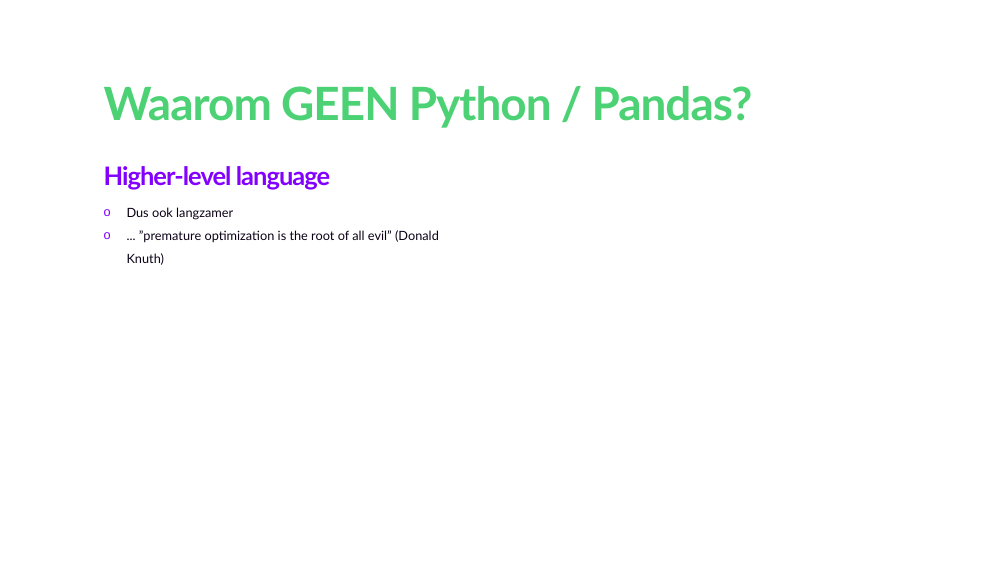
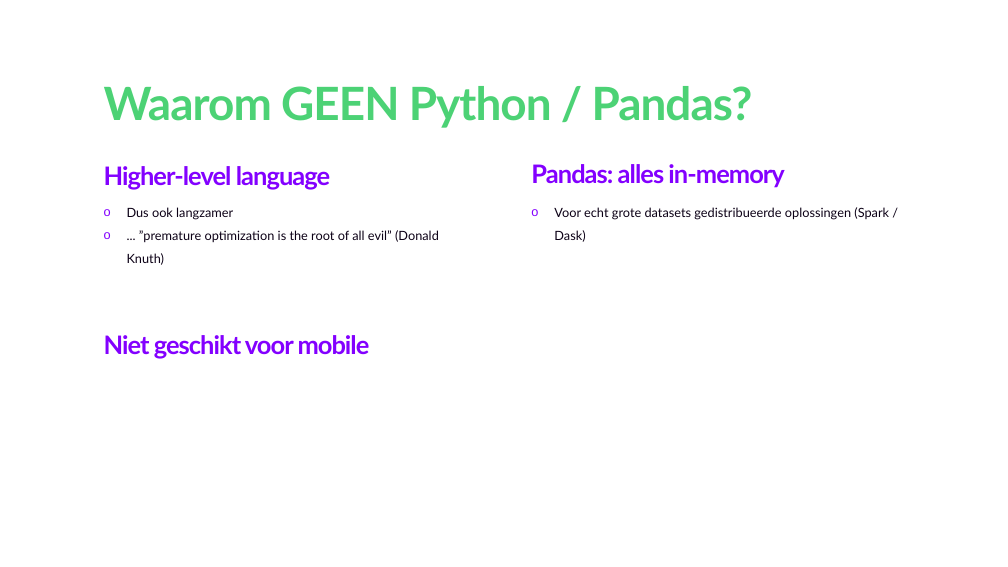
Before and after one commit to wortell-smart-learning/python-data-fundamentals, a slide deck: slide 5 of Python Fundamentals for Data Engineers and Data Scientists.pptx. Drawn at 1008x567 pixels with LibreOffice and Linux fonts; fonts in the diff are those of the drawing; background and template pictures are left out. Boxes give left, top, right and bottom in pixels: in the first picture for what was removed or moved away, otherwise in the second. Text is boxed around its words. In the diff, an @@ line names an element or a change of style, - is before the commit and + after.

```diff
--- a/Python Fundamentals for Data Engineers and Data Scientists.pptx
+++ b/Python Fundamentals for Data Engineers and Data Scientists.pptx
@@ text added at (531, 164, 784, 188), 40 pt, text #8300FF, bold @@
+Pandas: alles in-memory
@@ text added at (554, 207, 889, 242), 20 pt, text #0C0116 @@
+o Voor echt grote datasets gedistribueerde oplossingen (Spark / Dask)
@@ text added at (104, 335, 370, 359), 40 pt, text #8300FF, bold @@
+Niet geschikt voor mobile
```
Also in this commit, not shown: 2 other slides changed, 9 slides added, 1 other file.
